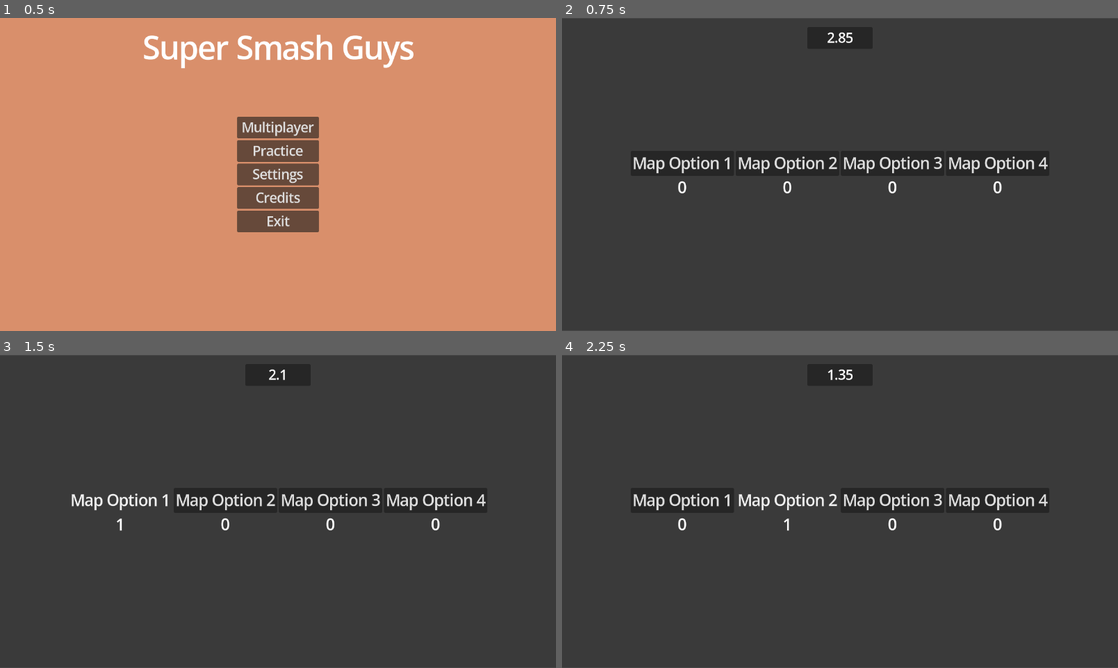
Above: before the commit, frames 1-4 (two rows, left to right).
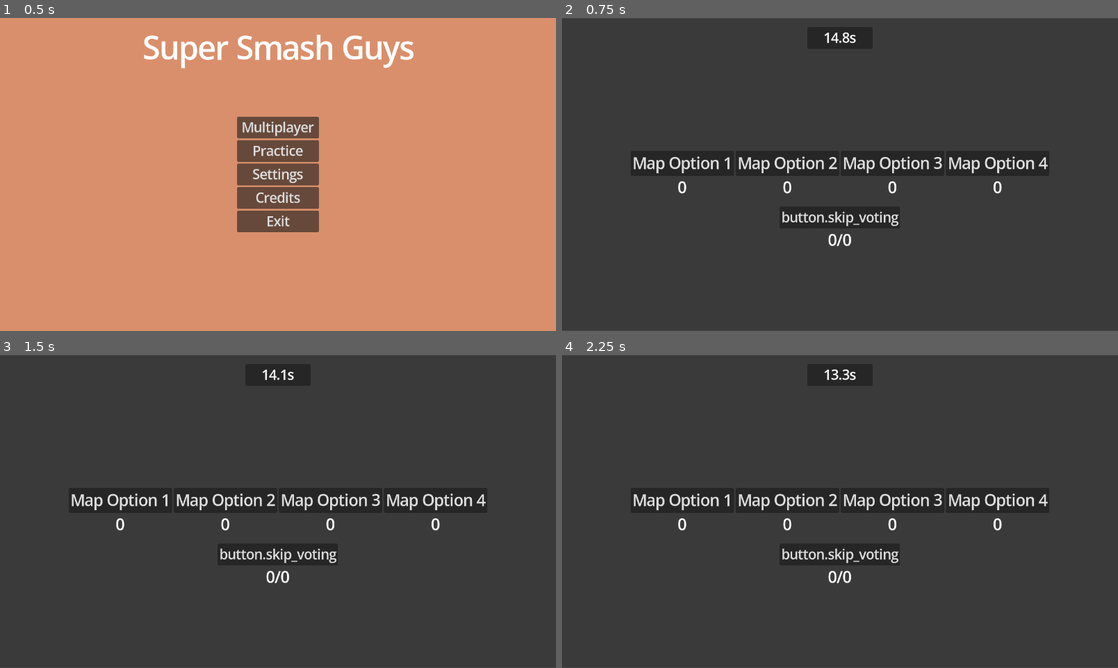
Above: after the commit, the same moments.

Repository: Rivmo/Super-Smash-Guys
Game: Godot game, scene res://scenes/main_menu_screen.tscn
The game is run twice, just before and just after one commit, with the same random seed, the same clock (stepped at 60 frames per second) and the same inputs.
Inputs:
- Up to frame 1 (0.5 s): no input
- Up to frame 2 (0.75 s): click "Practice" at 0.5 s
- Up to frame 3 (1.5 s): click "Map Option 1" at 1.25 s
- Up to frame 4 (2.25 s): click "Map Option 2" at 2 s

Frame 1 is identical in both runs. In frame 2, 0.5% of the frame differs, in the area x 39-61%, y 4-73%; in frame 3, 0.5%; in frame 4, 0.6%.

Commit message:
Pushing so jamie can rearange
Further work on UI, moved scripts and  improving UI

Diff:
--- a/scenes/map_selection_screen.tscn
+++ b/scenes/map_selection_screen.tscn
@@ -1,23 +1,24 @@
 [gd_scene format=3 uid="uid://b2pr3u1qg1kjg"]
 
-[ext_resource type="Script" uid="uid://87s037fsh7pt" path="res://scripts/map_vote_selector.gd" id="1_jggg5"]
+[ext_resource type="Script" uid="uid://bq65tw35tif24" path="res://scripts/map_voting_ui.gd" id="1_jggg5"]
 
 [node name="Node2D" type="Node2D" unique_id=1431118396]
 
-[node name="Control" type="Control" parent="." unique_id=1727444318]
+[node name="MapVotingUI" type="Control" parent="." unique_id=1727444318]
 layout_mode = 3
 anchors_preset = 0
 offset_top = 1.0
 offset_right = 1280.0
 offset_bottom = 720.0
+script = ExtResource("1_jggg5")
 
-[node name="ColorRect" type="ColorRect" parent="Control" unique_id=425518238]
+[node name="ColorRect" type="ColorRect" parent="MapVotingUI" unique_id=425518238]
 layout_mode = 0
 offset_right = 1280.0
 offset_bottom = 718.0
 color = Color(0.105882354, 0.105882354, 0.105882354, 0.37254903)
 
-[node name="VBoxContainer" type="VBoxContainer" parent="Control/ColorRect" unique_id=263457762]
+[node name="VBoxContainer" type="VBoxContainer" parent="MapVotingUI/ColorRect" unique_id=263457762]
 layout_mode = 1
 anchors_preset = 8
 anchor_left = 0.5
@@ -30,59 +31,58 @@
 offset_bottom = 55.0
 grow_horizontal = 2
 grow_vertical = 2
-script = ExtResource("1_jggg5")
 
-[node name="HBoxContainer" type="HBoxContainer" parent="Control/ColorRect/VBoxContainer" unique_id=924079714]
+[node name="HBoxContainer" type="HBoxContainer" parent="MapVotingUI/ColorRect/VBoxContainer" unique_id=924079714]
 layout_mode = 2
 
-[node name="Button" type="Button" parent="Control/ColorRect/VBoxContainer/HBoxContainer" unique_id=712526198]
+[node name="Button" type="Button" parent="MapVotingUI/ColorRect/VBoxContainer/HBoxContainer" unique_id=712526198]
 layout_mode = 2
 theme_override_font_sizes/font_size = 35
 text = "Map Option 1"
 
-[node name="Button2" type="Button" parent="Control/ColorRect/VBoxContainer/HBoxContainer" unique_id=254586376]
+[node name="Button2" type="Button" parent="MapVotingUI/ColorRect/VBoxContainer/HBoxContainer" unique_id=254586376]
 layout_mode = 2
 theme_override_font_sizes/font_size = 35
 text = "Map Option 2"
 
-[node name="Button3" type="Button" parent="Control/ColorRect/VBoxContainer/HBoxContainer" unique_id=1077786462]
+[node name="Button3" type="Button" parent="MapVotingUI/ColorRect/VBoxContainer/HBoxContainer" unique_id=1077786462]
 layout_mode = 2
 theme_override_font_sizes/font_size = 35
 text = "Map Option 3"
 
-[node name="Button4" type="Button" parent="Control/ColorRect/VBoxContainer/HBoxContainer" unique_id=745379611]
+[node name="Button4" type="Button" parent="MapVotingUI/ColorRect/VBoxContainer/HBoxContainer" unique_id=745379611]
 layout_mode = 2
 theme_override_font_sizes/font_size = 35
 text = "Map Option 4"
 
-[node name="HBoxContainer2" type="HBoxContainer" parent="Control/ColorRect/VBoxContainer" unique_id=520099248]
+[node name="HBoxContainer2" type="HBoxContainer" parent="MapVotingUI/ColorRect/VBoxContainer" unique_id=520099248]
 layout_mode = 2
 
-[node name="Label" type="Label" parent="Control/ColorRect/VBoxContainer/HBoxContainer2" unique_id=2024557266]
+[node name="Label" type="Label" parent="MapVotingUI/ColorRect/VBoxContainer/HBoxContainer2" unique_id=2024557266]
 layout_mode = 2
 size_flags_horizontal = 6
 theme_override_font_sizes/font_size = 35
 text = "0"
 
-[node name="Label2" type="Label" parent="Control/ColorRect/VBoxContainer/HBoxContainer2" unique_id=1319672625]
+[node name="Label2" type="Label" parent="MapVotingUI/ColorRect/VBoxContainer/HBoxContainer2" unique_id=1319672625]
 layout_mode = 2
 size_flags_horizontal = 6
 theme_override_font_sizes/font_size = 35
 text = "0"
 
-[node name="Label3" type="Label" parent="Control/ColorRect/VBoxContainer/HBoxContainer2" unique_id=848506631]
+[node name="Label3" type="Label" parent="MapVotingUI/ColorRect/VBoxContainer/HBoxContainer2" unique_id=848506631]
 layout_mode = 2
 size_flags_horizontal = 6
 theme_override_font_sizes/font_size = 35
 text = "0"
 
-[node name="Label4" type="Label" parent="Control/ColorRect/VBoxContainer/HBoxContainer2" unique_id=256607248]
+[node name="Label4" type="Label" parent="MapVotingUI/ColorRect/VBoxContainer/HBoxContainer2" unique_id=256607248]
 layout_mode = 2
 size_flags_horizontal = 6
 theme_override_font_sizes/font_size = 35
 text = "0"
 
-[node name="MarginContainer" type="MarginContainer" parent="Control/ColorRect" unique_id=401333175]
+[node name="MarginContainer" type="MarginContainer" parent="MapVotingUI/ColorRect" unique_id=401333175]
 layout_mode = 1
 anchors_preset = 5
 anchor_left = 0.5
@@ -93,13 +93,13 @@
 grow_horizontal = 2
 theme_override_constants/margin_top = 20
 
-[node name="Panel" type="Panel" parent="Control/ColorRect/MarginContainer" unique_id=146852267]
+[node name="Panel" type="Panel" parent="MapVotingUI/ColorRect/MarginContainer" unique_id=146852267]
 custom_minimum_size = Vector2(150, 50)
 layout_mode = 2
 size_flags_horizontal = 4
 size_flags_vertical = 0
 
-[node name="Label" type="Label" parent="Control/ColorRect/MarginContainer/Panel" unique_id=1004708092]
+[node name="Label" type="Label" parent="MapVotingUI/ColorRect/MarginContainer/Panel" unique_id=1004708092]
 layout_mode = 1
 anchors_preset = 15
 anchor_right = 1.0
@@ -107,15 +107,48 @@
 grow_horizontal = 2
 grow_vertical = 2
 theme_override_font_sizes/font_size = 30
+text = "timer"
 horizontal_alignment = 1
 vertical_alignment = 1
 
-[node name="MapVoteTimer" type="Timer" parent="Control/ColorRect" unique_id=1901770375]
-wait_time = 3.0
+[node name="MarginContainer2" type="MarginContainer" parent="MapVotingUI/ColorRect" unique_id=1286580936]
+layout_mode = 1
+anchors_preset = 8
+anchor_left = 0.5
+anchor_top = 0.5
+anchor_right = 0.5
+anchor_bottom = 0.5
+offset_left = -482.0
+offset_top = -35.0
+offset_right = 482.0
+offset_bottom = 35.0
+grow_horizontal = 2
+grow_vertical = 2
+theme_override_constants/margin_top = 250
+
+[node name="VBoxContainer" type="VBoxContainer" parent="MapVotingUI/ColorRect/MarginContainer2" unique_id=549843995]
+layout_mode = 2
+size_flags_horizontal = 4
+size_flags_vertical = 4
+
+[node name="Button" type="Button" parent="MapVotingUI/ColorRect/MarginContainer2/VBoxContainer" unique_id=436229869]
+custom_minimum_size = Vector2(200, 50)
+layout_mode = 2
+theme_override_font_sizes/font_size = 30
+text = "button.skip_voting"
+
+[node name="label" type="Label" parent="MapVotingUI/ColorRect/MarginContainer2/VBoxContainer" unique_id=1498247449]
+layout_mode = 2
+size_flags_horizontal = 6
+theme_override_font_sizes/font_size = 35
+text = "0/0"
+
+[node name="MapVoteTimer" type="Timer" parent="MapVotingUI/ColorRect" unique_id=1901770375]
+wait_time = 15.0
 one_shot = true
 autostart = true
 
-[connection signal="pressed" from="Control/ColorRect/VBoxContainer/HBoxContainer/Button" to="Control/ColorRect/VBoxContainer" method="_on_button_pressed"]
-[connection signal="pressed" from="Control/ColorRect/VBoxContainer/HBoxContainer/Button2" to="Control/ColorRect/VBoxContainer" method="_on_button_2_pressed"]
-[connection signal="pressed" from="Control/ColorRect/VBoxContainer/HBoxContainer/Button3" to="Control/ColorRect/VBoxContainer" method="_on_button_3_pressed"]
-[connection signal="pressed" from="Control/ColorRect/VBoxContainer/HBoxContainer/Button4" to="Control/ColorRect/VBoxContainer" method="_on_button_4_pressed"]
+[connection signal="pressed" from="MapVotingUI/ColorRect/VBoxContainer/HBoxContainer/Button" to="MapVotingUI/ColorRect/VBoxContainer" method="_on_button_pressed"]
+[connection signal="pressed" from="MapVotingUI/ColorRect/VBoxContainer/HBoxContainer/Button2" to="MapVotingUI/ColorRect/VBoxContainer" method="_on_button_2_pressed"]
+[connection signal="pressed" from="MapVotingUI/ColorRect/VBoxContainer/HBoxContainer/Button3" to="MapVotingUI/ColorRect/VBoxContainer" method="_on_button_3_pressed"]
+[connection signal="pressed" from="MapVotingUI/ColorRect/VBoxContainer/HBoxContainer/Button4" to="MapVotingUI/ColorRect/VBoxContainer" method="_on_button_4_pressed"]
--- a/scripts/map_vote_selector.gd
+++ b/scripts/map_voting_ui.gd
@@ -1,4 +1,4 @@
-extends VBoxContainer
+extends Control
 
 # ADDING MORE MAPS (instructions)
 # add one more 0 to the MapVotes variable
@@ -11,14 +11,17 @@
 var MapVoted := 0
 var IsMapChosen := false
 const PlaceholderArena = preload("res://scenes/placeholder_arena.tscn")
-@onready var VoteTimerLabel = $"../MarginContainer/Panel/Label"
-@onready var MapVoteTimer = $"../MapVoteTimer"
+@onready var VoteTimerLabel = $ColorRect/MarginContainer/Panel/Label
+@onready var MapVoteTimer = $ColorRect/MapVoteTimer
 func _process(delta: float) -> void:
-	$HBoxContainer2/Label.text = str(MapVotes[1])
-	$HBoxContainer2/Label2.text = str(MapVotes[2])
-	$HBoxContainer2/Label3.text = str(MapVotes[3])
-	$HBoxContainer2/Label4.text = str(MapVotes[4])
-	VoteTimerLabel.text = str(MapVoteTimer.time_left).substr(0,4)
+	$ColorRect/VBoxContainer/HBoxContainer2/Label.text = str(MapVotes[1])
+	$ColorRect/VBoxContainer/HBoxContainer2/Label2.text = str(MapVotes[2])
+	$ColorRect/VBoxContainer/HBoxContainer2/Label3.text = str(MapVotes[3])
+	$ColorRect/VBoxContainer/HBoxContainer2/Label4.text = str(MapVotes[4])
+	if MapVoteTimer.time_left >= 10:
+		VoteTimerLabel.text = (str(MapVoteTimer.time_left).substr(0,4)+"s")
+	else:
+		VoteTimerLabel.text = (str(MapVoteTimer.time_left).substr(0,3)+"s")
 	if MapVoteTimer.time_left == 0.0 and IsMapChosen == false:
 		loadmap()
 
@@ -40,13 +43,19 @@
 	if selectedmap == 1:
 		print("Loading map 1")
 		get_tree().current_scene.add_child(PlaceholderArena.instantiate())
-		$"..".visible = false
+		$ColorRect.visible = false
 	elif selectedmap == 2:
 		print("Loading map 2")
+
+		$ColorRect.visible = false
 	elif selectedmap == 3:
 		print("Loading map 3")
+
+		$ColorRect.visible = false
 	elif selectedmap == 4:
 		print("Loading map 4")
+
+		$ColorRect.visible = false
 	else:
 		print("Error, Map not found, please contact River")
 
Not shown, removed: scripts/map_vote_selector.gd.uid
Not shown, added: scripts/map_voting_ui.gd.uid
